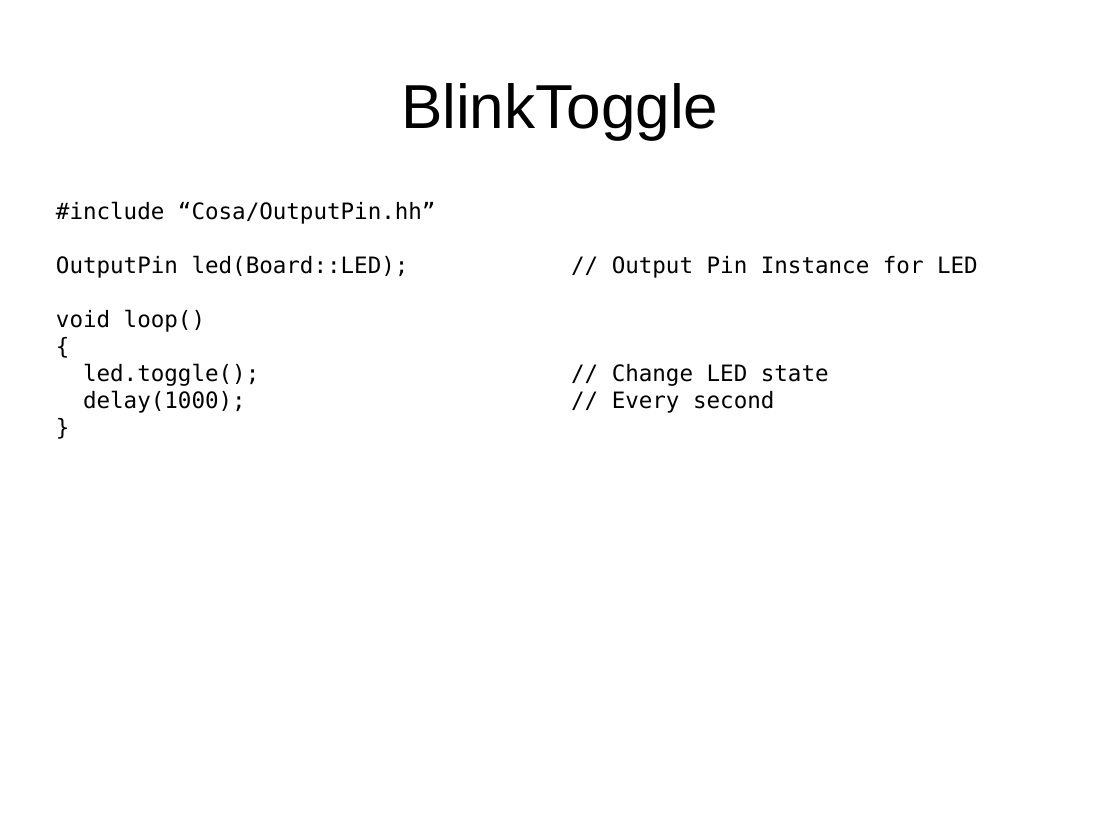
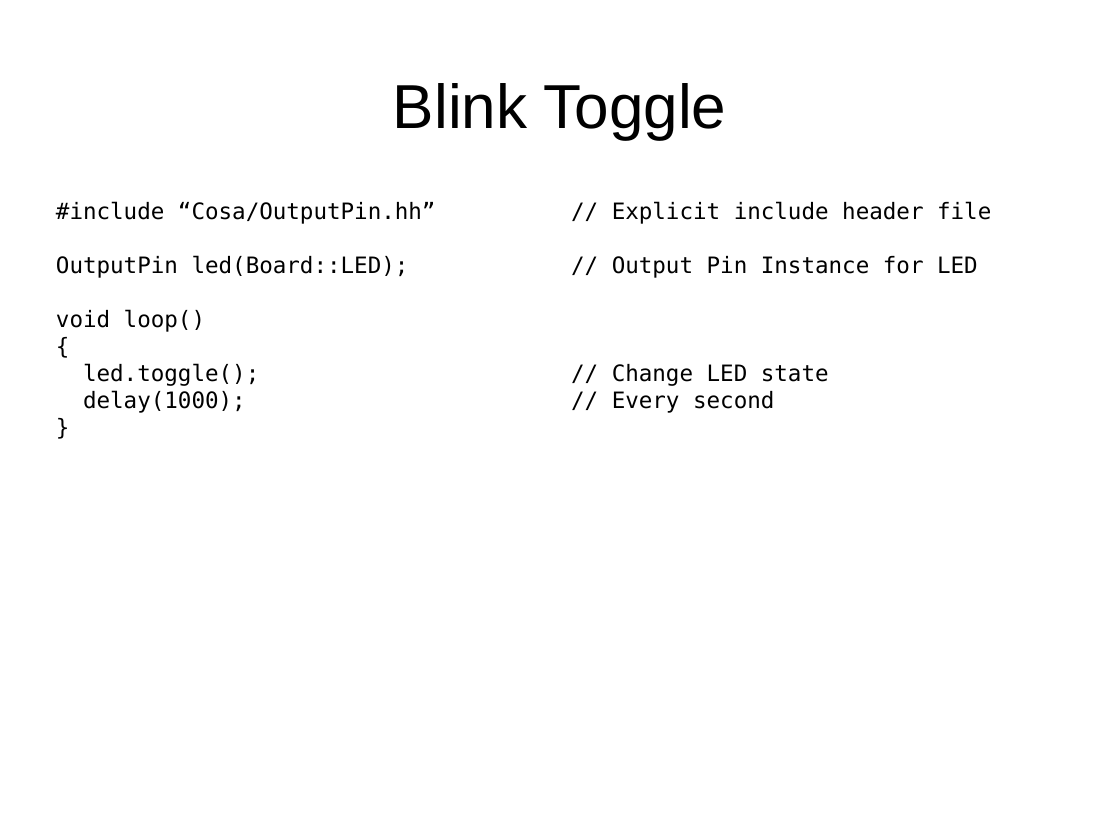
Before and after one commit to mikaelpatel/Cosa-Dolce, a slide deck: slide 10 of Lessons/00.Arduino-examples/01.Basics/Basics.odp. Drawn at 1120x840 pixels with LibreOffice and Linux fonts; fonts in the diff are those of the drawing. Boxes give left, top, right and bottom in pixels: in the first picture for what was removed or moved away, otherwise in the second. Text is boxed around its words. In the diff, an @@ line names an element or a change of style, - is before the commit and + after.

```diff
--- a/Lessons/00.Arduino-examples/01.Basics/Basics.odp
+++ b/Lessons/00.Arduino-examples/01.Basics/Basics.odp
@@ title at [393, 83, 727, 139]: spaces changed @@
-BlinkToggle
+Blink Toggle
@@ text at [56, 201, 991, 224]: text changed @@
-#include “Cosa/OutputPin.hh”
+#include “Cosa/OutputPin.hh” // Explicit include header file
```
Also in this commit, not shown: 10 other slides changed, 9 slides added, 3 slides removed, 7 other files.
